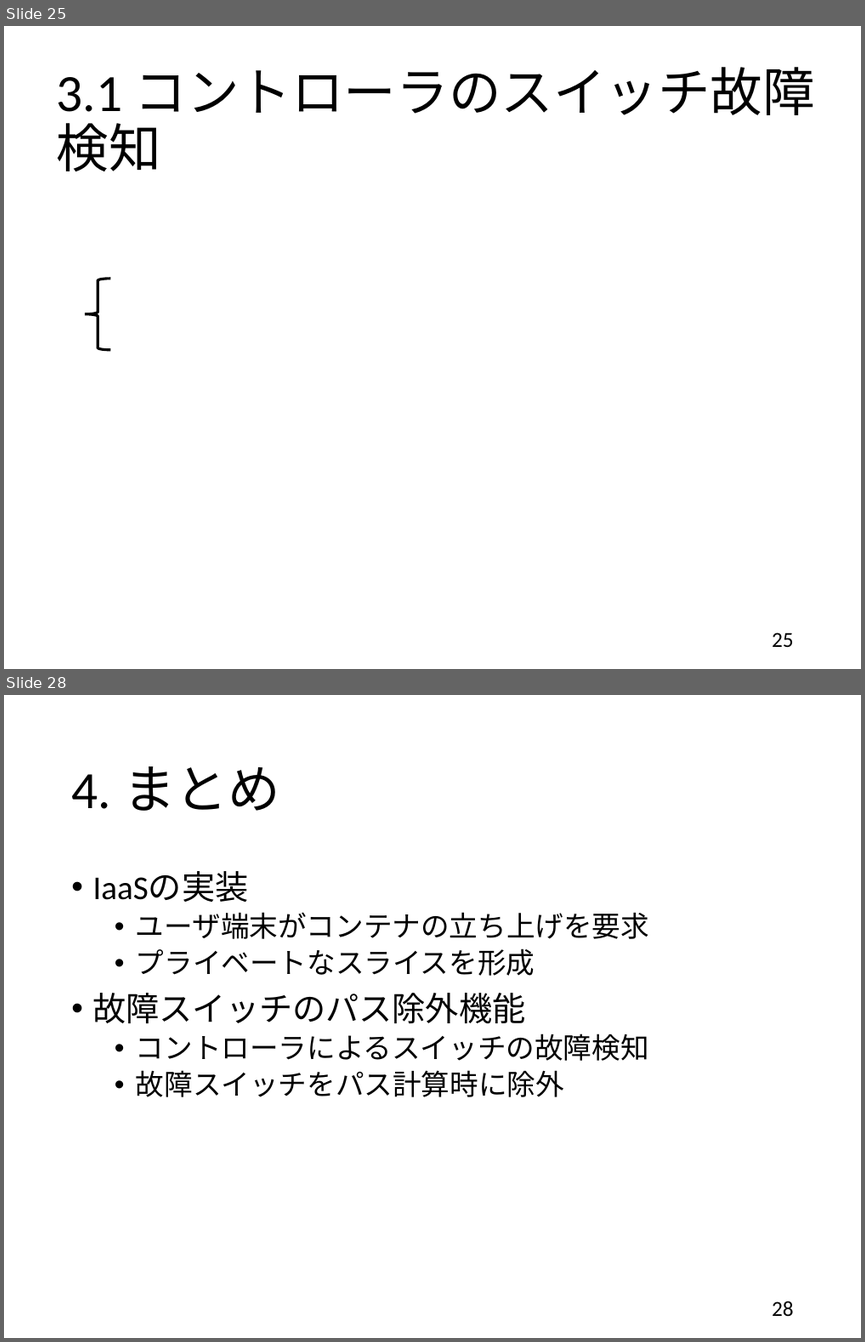
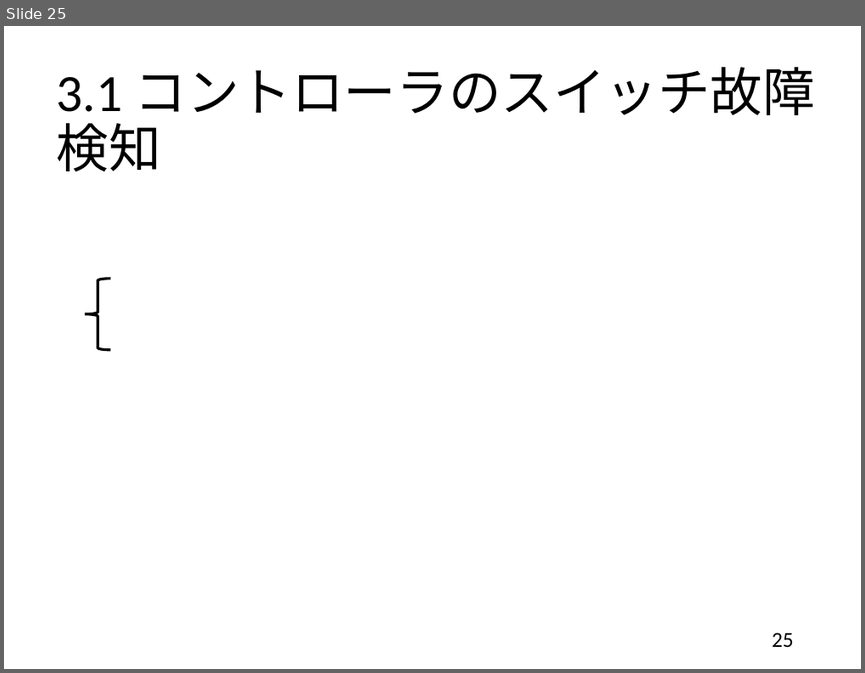
Before and after one commit to handai-trema/IaaS-amn, a slide deck: report_slide.pptx. Shown one above the other, each under a label of ours: slides 25 and 28 before the commit, slide 25 after it; the slides between them are not shown. The pictures are 865x1342 and 865x673 pixels, drawn with LibreOffice and Linux fonts; fonts in the diff are those of the drawing; grey boxes stand for pictures. Boxes give left, top, right and bottom in pixels: in the first picture for what was removed or moved away, otherwise in the second. Text is boxed around its words. In the diff, an @@ line names an element or a change of style, - is before the commit and + after.

```diff
--- a/report_slide.pptx
+++ b/report_slide.pptx
@@ slide 28 removed at [4,695,861,1338], background #FFFFFF @@
@@ title removed at [71,766,280,811] @@
-4. まとめ
@@ text removed at [93,871,649,1097] @@
-• IaaSの実装
-  • ユーザ端末がコンテナの立ち上げを要求
-  • プライベートなスライスを形成
-• 故障スイッチのパス除外機能
-  • コントローラによるスイッチの故障検知
-  • 故障スイッチをパス計算時に除外
@@ page number removed at [772,1300,794,1316] @@
-28
```
Also in this commit, not shown: 22 slides changed, 7 slides added, 4 other slides removed.
